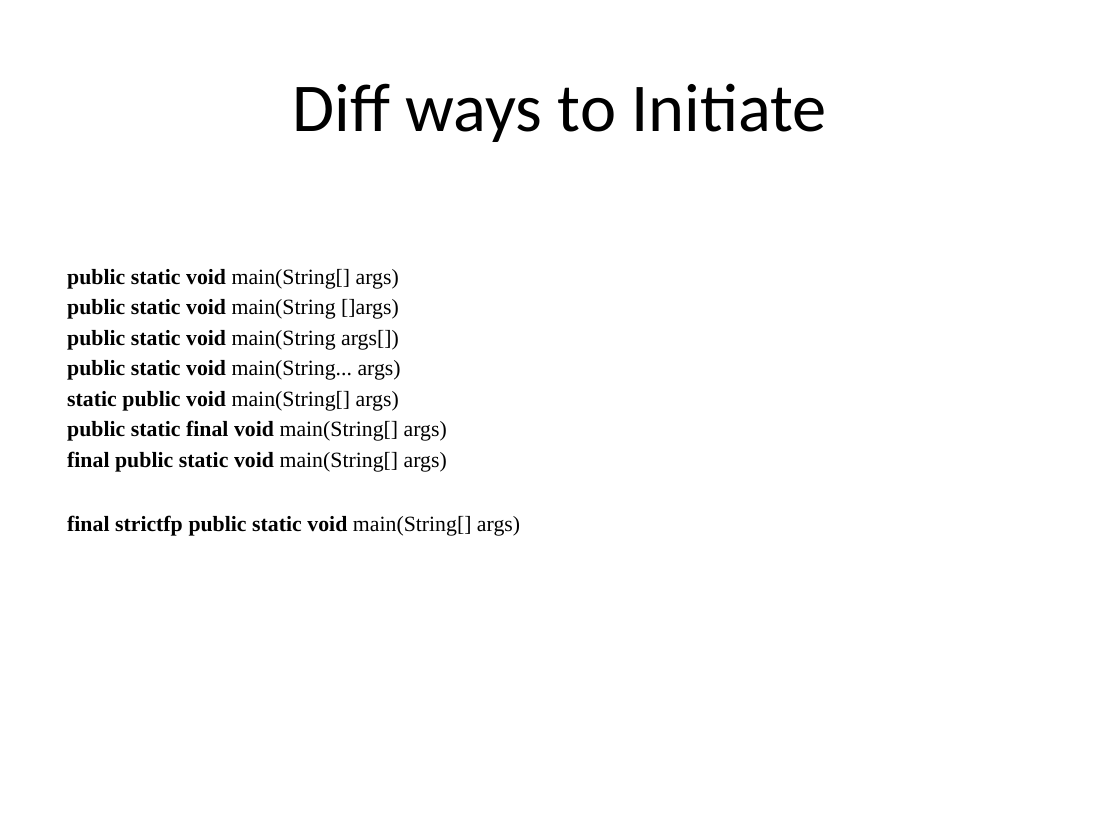
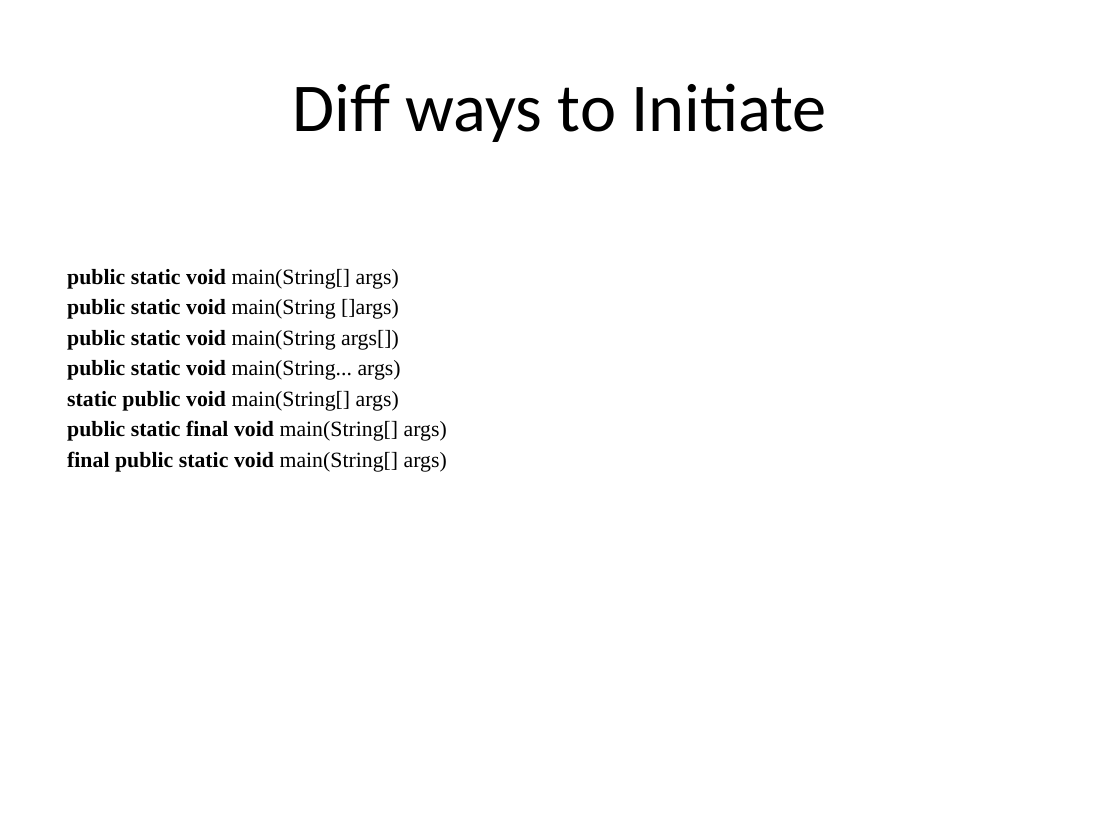
Before and after one commit to Venkivalient/JavaCourse, a slide deck: slide 19 of Chapter_1/Java Course.pptx. Drawn at 1120x840 pixels with LibreOffice and Linux fonts; fonts in the diff are those of the drawing. Boxes give left, top, right and bottom in pixels: in the first picture for what was removed or moved away, otherwise in the second. Text is boxed around its words. In the diff, an @@ line names an element or a change of style, - is before the commit and + after.

```diff
--- a/Chapter_1/Java Course.pptx
+++ b/Chapter_1/Java Course.pptx
@@ text at (67,515,520,536): paragraph removed @@
-final strictfp public static void main(String[] args)
```
Also in this commit, not shown: 2 other slides changed.
